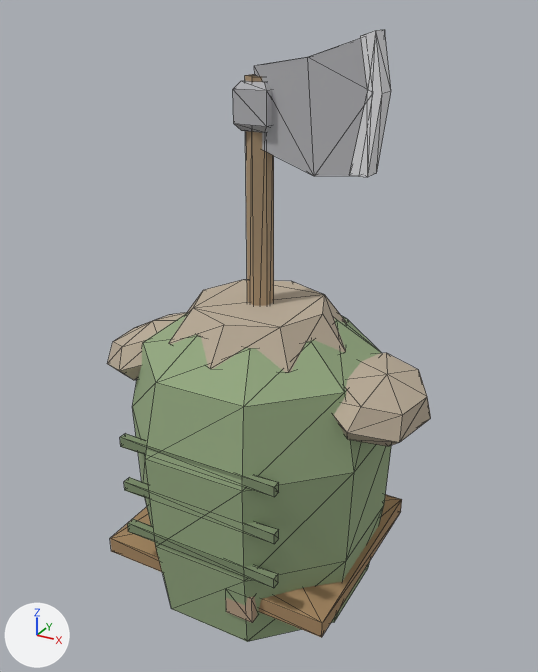
The glTF model assets/enemies/woodcutter.glb: old version first, new version second.
Camera for both pictures: a camera (50 mm lens) standing at (0.804, -1.42, 1.027) and looking at (0.019, 0.007, 0.313). The axes (+X, +Y, +Z) are drawn at lower left. The lights are the same throughout. The first picture is the older version. Mesh edges are drawn as thin lines. Vertices at exactly the same position are counted once.

In view in the first picture: 'PauldronL', 'PauldronR', 'Torso', 'Weapon'.
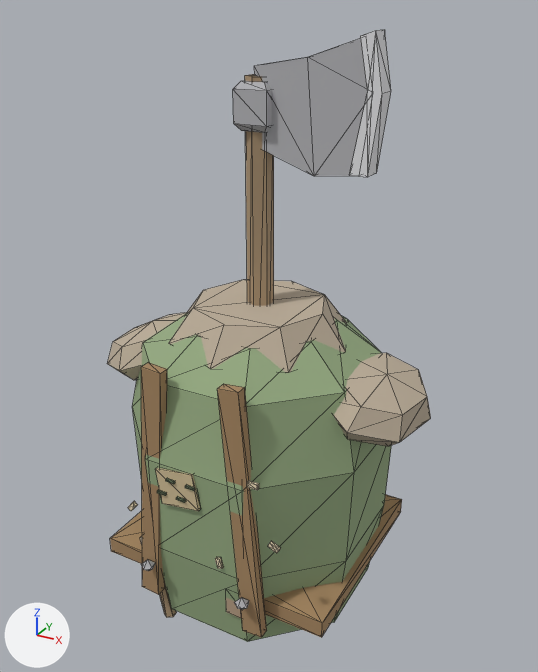
Location of each change, [x1, y1, x2, y2] in pixels of the pictures (538 x 672 px):
part 1 of me_torso, added: after [247, 481, 259, 490]
part 2 of me_torso, built on: before [120, 434, 279, 588]; after [128, 362, 280, 638]

What the commit changed:
Material 'patch@0.620,0.500,0.300' (mat_patch_0_620_0_500_0_300) is new.
Its base color is (0.62, 0.5, 0.3) (beige #cebc95).
Its roughness is 1.0.
Material 'chip@0.850,0.720,0.500' (mat_chip_0_850_0_720_0_500) is new.
Its base color is (0.85, 0.72, 0.5) (beige #edddbc).
Its roughness is 1.0.
me_torso is used by ob_torso; location (0.0, 0.0, 0.0).
me_torso had 112 vertices, 196 faces and spanned x -0.305..0.305, y -0.305..0.305, z -0.36..0.4.
me_torso now has 210 vertices, 344 faces and spans x -0.305..0.305, y -0.338..0.305, z -0.414..0.4.
me_torso part 1: a new loose piece, a box spanning x 0.1375..0.1625, y -0.304..-0.296, z 0.114..0.126, in mat_chip_0_850_0_720_0_500 (beige #edddbc).
me_torso part 2: 5 vertices moved from x -0.2..0.2, y -0.3..-0.28, z -0.132..0.132 to x -0.141..0.12, y -0.32..-0.278, z -0.208..0.331; 19 vertices removed from x -0.2..0.2, y -0.3..-0.28, z -0.132..0.132; 77 vertices added at x -0.21..0.214, y -0.338..-0.224, z -0.414..0.331.
Other edits to the shape of me_torso do not show in these pictures.
me_torso gains material mat_iron (grey #b3b3b6).
me_torso gains material mat_patch_0_620_0_500_0_300 (beige #cebc95).
me_torso gains material mat_chip_0_850_0_720_0_500 (beige #edddbc).
me_torso gains material mat_wood (beige #ad9576).
